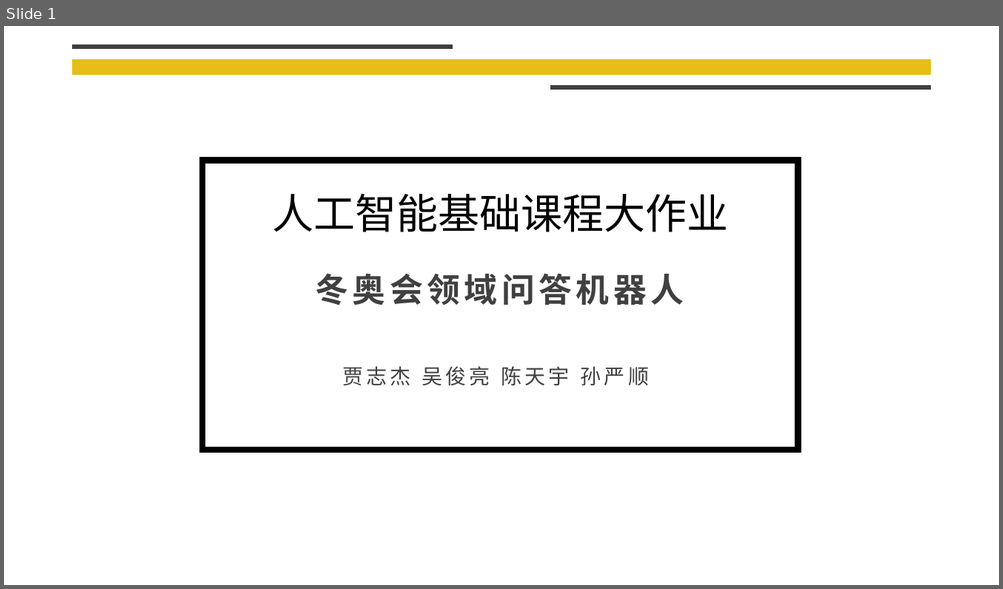
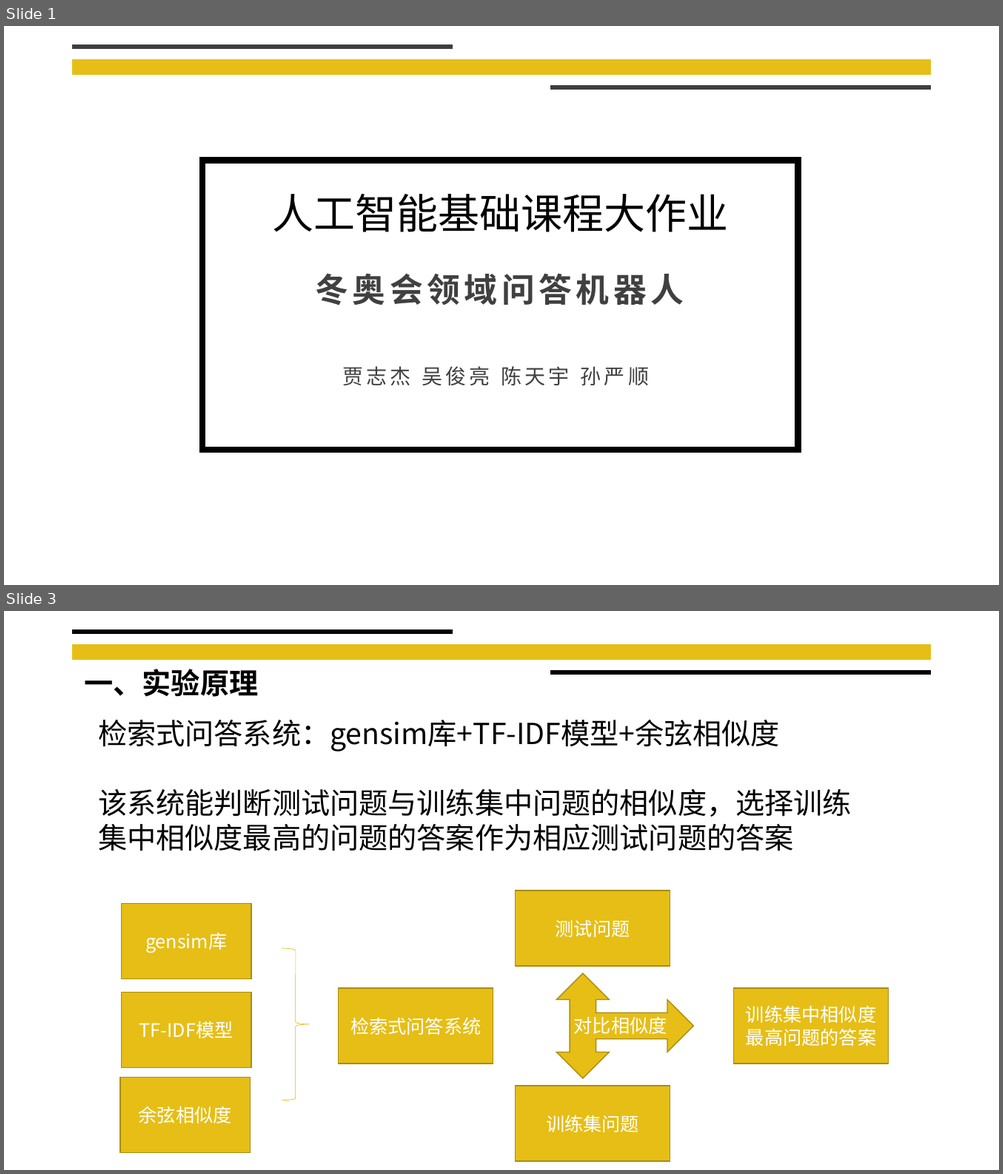
Before and after one commit to liangliang678/UCAS_AI, a slide deck: doc/实验展示.pptx. Shown one above the other, each under a label of ours: slide 1 before the commit, slides 1 and 3 after it; the slides between them are not shown. The pictures are 1003x589 and 1003x1174 pixels, drawn with LibreOffice and Linux fonts; fonts in the diff are those of the drawing; background and template pictures are left out. Boxes give left, top, right and bottom in pixels: in the first picture for what was removed or moved away, otherwise in the second. Text is boxed around its words. In the diff, an @@ line names an element or a change of style, - is before the commit and + after.

```diff
--- a/doc/实验展示.pptx
+++ b/doc/实验展示.pptx
@@ slide 3 added at <box>4,611,999,1170</box>, background #FFFFFF; not listed: 1 template element that a slide beside it also shows @@
@@ line added from (73, 632) to (452, 632), #000000 4.5 pt @@
@@ text added at <box>84,669,258,697</box>, 28 pt, text #000000, bold @@
+一、实验原理
@@ line added from (550, 672) to (930, 672), #000000 4.5 pt @@
@@ text added at <box>98,720,851,851</box>, 28 pt, text #000000 @@
+检索式问答系统：gensim库+TF-IDF模型+余弦相似度
+该系统能判断测试问题与训练集中问题的相似度，选择训练集中相似度最高的问题的答案作为相应测试问题的答案
@@ rectangle added at <box>515,891,669,966</box>, fill #E6BE16, outline #AA8D10 1 pt, 18 pt, text #FFFFFF @@
+测试问题
@@ rectangle added at <box>121,904,251,980</box>, fill #E6BE16, outline #AA8D10 1 pt, 18 pt, text #FFFFFF @@
+gensim库
@@ right brace added at <box>282,948,309,1100</box>, outline #E6BE16 0.5 pt @@
@@ left right up arrow added at <box>557,974,694,1079</box>, fill #E6BE16, outline #AA8D10 1 pt @@
@@ rectangle added at <box>121,993,251,1068</box>, fill #E6BE16, outline #AA8D10 1 pt, 18 pt, text #FFFFFF @@
+TF-IDF模型
@@ rectangle added at <box>338,988,492,1064</box>, fill #E6BE16, outline #AA8D10 1 pt, 18 pt, text #FFFFFF @@
+检索式问答系统
@@ rectangle added at <box>734,988,888,1064</box>, fill #E6BE16, outline #AA8D10 1 pt, 18 pt, text #FFFFFF @@
+训练集中相似度最高问题的答案
@@ text added at <box>574,1017,667,1034</box>, 18 pt, text #FFFFFF @@
+对比相似度
@@ rectangle added at <box>120,1078,250,1153</box>, fill #E6BE16, outline #AA8D10 1 pt, 18 pt, text #FFFFFF @@
+余弦相似度
@@ rectangle added at <box>515,1086,669,1162</box>, fill #E6BE16, outline #AA8D10 1 pt, 18 pt, text #FFFFFF @@
+训练集问题
```
Also in this commit, not shown: 13 other slides added, 1 slide removed, 2 other files.
